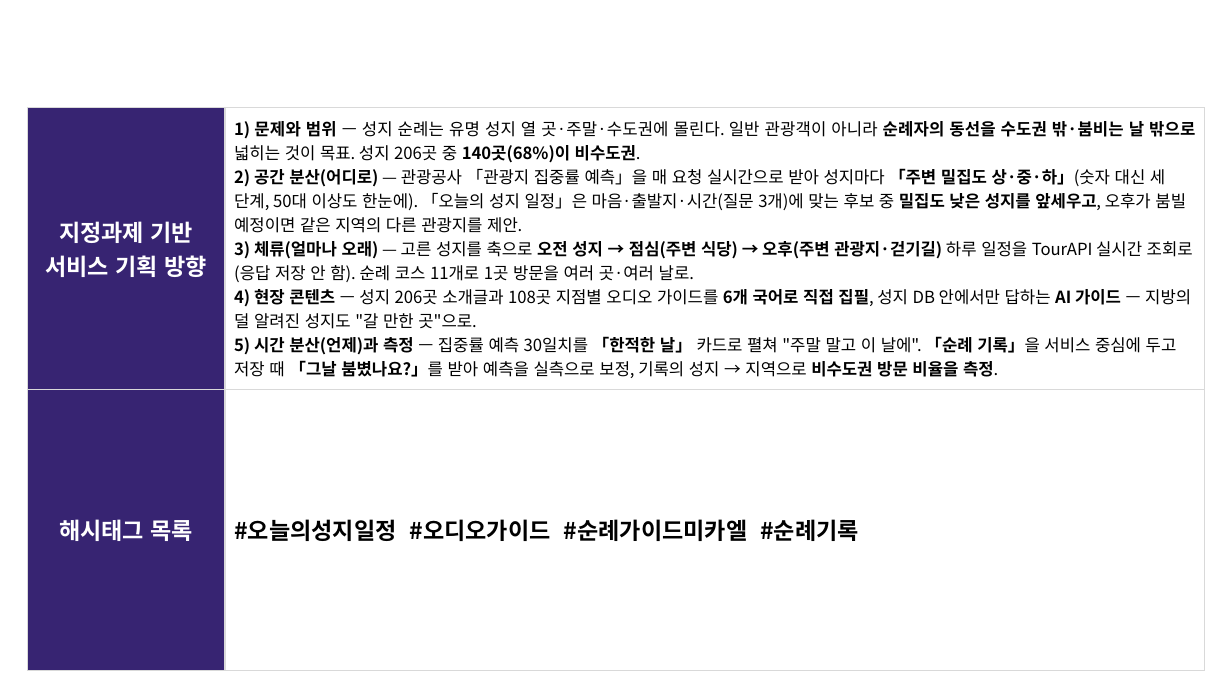
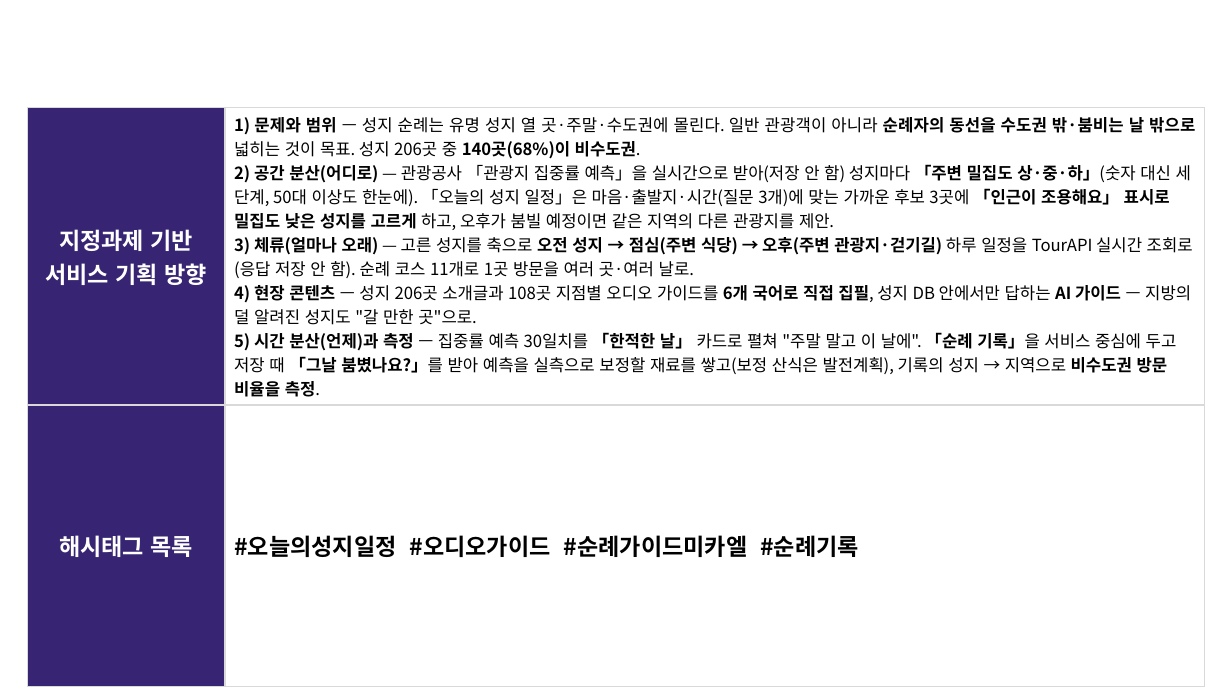
Before and after one commit to linkcontent7-huisun/visitholykorea, a slide deck: slide 3 of docs/10-product/공모전/원본-공모전제출/기능설명서_2026-09-21.pptx. Drawn at 1232x693 pixels with LibreOffice and Linux fonts; fonts in the diff are those of the drawing; background and template pictures are left out. Boxes give left, top, right and bottom in pixels: in the first picture for what was removed or moved away, otherwise in the second. Text is boxed around its words. In the diff, an @@ line names an element or a change of style, - is before the commit and + after.

```diff
--- a/docs/10-product/공모전/원본-공모전제출/기능설명서_2026-09-21.pptx
+++ b/docs/10-product/공모전/원본-공모전제출/기능설명서_2026-09-21.pptx
@@ table at (28,108,1205,671) @@
@@ row 1, column 2: "1) 문제와 범위 — 성지 순례는 유명 성지 열 곳·주말·수도권에 몰린다. 일반 관광객이 아니라 순례자의 동선을 수도권 밖·붐비는 날 밖으로 넓히는 것이 목표. 성지 206곳 중 140곳(68%)이 비수도권. / 2) 공간 분산(어디로) — 관광공사 「관광지 집중률 예측」을 매 요청 실시간으로 받아 성지마다 「주변 밀집도 상·중·하」(숫자 대신 세 단계, 50대 이상도 한눈에). 「오늘의 성지 일정」은 마음·출발지·시간(질문 3개)에 맞는 후보 중 밀집도 낮은 성지를 앞세우고, 오후가 붐빌 예정이면 같은 지역의 다른 관광지를 제안. / 3) 체류(얼마나 오래) — 고른 성지를 축으로 오전 성지 → 점심(주변 식당) → 오후(주변 관광지·걷기길) 하루 일정을 TourAPI 실시간 조회로(응답 저장 안 함). 순례 코스 11개로 1곳 방문을 여러 곳·여러 날로. / 4) 현장 콘텐츠 — 성지 206곳 소개글과 108곳 지점별 오디오 가이드를 6개 국어로 직접 집필, 성지 DB 안에서만 답하는 AI 가이드 — 지방의 덜 알려진 성지도 "갈 만한 곳"으로. / 5) 시간 분산(언제)과 측정 — 집중률 예측 30일치를 「한적한 날」 카드로 펼쳐 "주말 말고 이 날에". 「순례 기록」을 서비스 중심에 두고 저장 때 「그날 붐볐나요?」를 받아 예측을 실측으로 보정, 기록의 성지 → 지역으로 비수도권 방문 비율을 측정." to "1) 문제와 범위 — 성지 순례는 유명 성지 열 곳·주말·수도권에 몰린다. 일반 관광객이 아니라 순례자의 동선을 수도권 밖·붐비는 날 밖으로 넓히는 것이 목표. 성지 206곳 중 140곳(68%)이 비수도권. / 2) 공간 분산(어디로) — 관광공사 「관광지 집중률 예측」을 실시간으로 받아(저장 안 함) 성지마다 「주변 밀집도 상·중·하」(숫자 대신 세 단계, 50대 이상도 한눈에). 「오늘의 성지 일정」은 마음·출발지·시간(질문 3개)에 맞는 가까운 후보 3곳에 「인근이 조용해요」 표시로 밀집도 낮은 성지를 고르게 하고, 오후가 붐빌 예정이면 같은 지역의 다른 관광지를 제안. / 3) 체류(얼마나 오래) — 고른 성지를 축으로 오전 성지 → 점심(주변 식당) → 오후(주변 관광지·걷기길) 하루 일정을 TourAPI 실시간 조회로(응답 저장 안 함). 순례 코스 11개로 1곳 방문을 여러 곳·여러 날로. / 4) 현장 콘텐츠 — 성지 206곳 소개글과 108곳 지점별 오디오 가이드를 6개 국어로 직접 집필, 성지 DB 안에서만 답하는 AI 가이드 — 지방의 덜 알려진 성지도 "갈 만한 곳"으로. / 5) 시간 분산(언제)과 측정 — 집중률 예측 30일치를 「한적한 날」 카드로 펼쳐 "주말 말고 이 날에". 「순례 기록」을 서비스 중심에 두고 저장 때 「그날 붐볐나요?」를 받아 예측을 실측으로 보정할 재료를 쌓고(보정 산식은 발전계획), 기록의 성지 → 지역으로 비수도권 방문 비율을 측정." @@
```
Also in this commit, not shown: 2 other slides changed, 3 other files.
